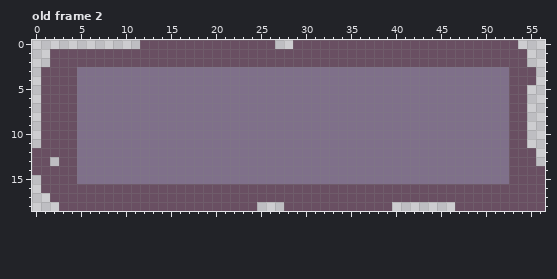
Two states of a pixel-art file, art/Battle/UI/WeaponDisplay/button1.aseprite. That is the earlier state.
57x19 pixels, 2 frames. Shown: old frame 2.
Once edited:
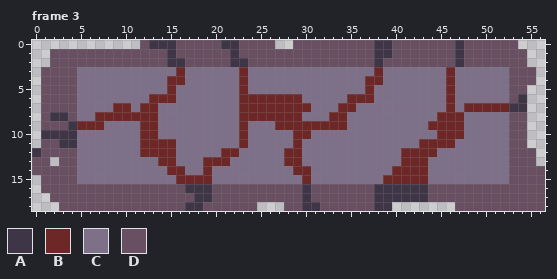
Palette (. is transparent): A #3e3546  B #6e2727  C #7f708a  D #694f62
A new or re-ordered frame is compared with the old frame closest to it.
From old to new:
frames 2 -> 3
layer "Layer 1" added
--- frame 3 is new; against old frame 2, layer "Layer 1"
@@ x 0..56 @@
- 0 ............DDDDDDDDDDDDDDD..DDDDDDDDDDDDDDDDDDDDDDDDD...
- 1 ..DDDDDDDDDDDDDDDDDDDDDDDDDDDDDDDDDDDDDDDDDDDDDDDDDDDDD..
- 2 ..DDDDDDDDDDDDDDDDDDDDDDDDDDDDDDDDDDDDDDDDDDDDDDDDDDDDD..
- 3 .DDDDCCCCCCCCCCCCCCCCCCCCCCCCCCCCCCCCCCCCCCCCCCCCCCCCDDD.
- 4 .DDDDCCCCCCCCCCCCCCCCCCCCCCCCCCCCCCCCCCCCCCCCCCCCCCCCDDD.
- 5 .DDDDCCCCCCCCCCCCCCCCCCCCCCCCCCCCCCCCCCCCCCCCCCCCCCCCDD..
- 6 .DDDDCCCCCCCCCCCCCCCCCCCCCCCCCCCCCCCCCCCCCCCCCCCCCCCCDD..
- 7 .DDDDCCCCCCCCCCCCCCCCCCCCCCCCCCCCCCCCCCCCCCCCCCCCCCCCDD..
- 8 .DDDDCCCCCCCCCCCCCCCCCCCCCCCCCCCCCCCCCCCCCCCCCCCCCCCCDD..
- 9 .DDDDCCCCCCCCCCCCCCCCCCCCCCCCCCCCCCCCCCCCCCCCCCCCCCCCDD..
-10 .DDDDCCCCCCCCCCCCCCCCCCCCCCCCCCCCCCCCCCCCCCCCCCCCCCCCDD..
-11 .DDDDCCCCCCCCCCCCCCCCCCCCCCCCCCCCCCCCCCCCCCCCCCCCCCCCDD..
-12 DDDDDCCCCCCCCCCCCCCCCCCCCCCCCCCCCCCCCCCCCCCCCCCCCCCCCDDD.
-13 DD.DDCCCCCCCCCCCCCCCCCCCCCCCCCCCCCCCCCCCCCCCCCCCCCCCCDDD.
-14 DDDDDCCCCCCCCCCCCCCCCCCCCCCCCCCCCCCCCCCCCCCCCCCCCCCCCDDDD
-15 .DDDDCCCCCCCCCCCCCCCCCCCCCCCCCCCCCCCCCCCCCCCCCCCCCCCCDDDD
-16 .DDDDDDDDDDDDDDDDDDDDDDDDDDDDDDDDDDDDDDDDDDDDDDDDDDDDDDDD
-17 ..DDDDDDDDDDDDDDDDDDDDDDDDDDDDDDDDDDDDDDDDDDDDDDDDDDDDDDD
-18 ...DDDDDDDDDDDDDDDDDDDDDD...DDDDDDDDDDDD.......DDDDDDDDDD
+ 0 ............DAAADDDDDAADDDD..DDDDDDDDDAADDDDDDDADDDDDD...
+ 1 ..DDDDDDDDDDDDDADDDDDDADDDDDDDDDDDDDDDAADDDDDDDADDDDDDD..
+ 2 ..DDDDDDDDDDDDDAADDDDDAADDDDDDDDDDDDDDADDDDDDDDADDDDDDD..
+ 3 .DDDDCCCCCCCCCCCBCCCCCCBCCCCCCCCCCCCCCBCCCCCCCBCCCCCCDDD.
+ 4 .DDDDCCCCCCCCCCBBCCCCCCBCCCCCCCCCCCCCBBCCCCCCCBCCCCCCDDD.
+ 5 .DDDDCCCCCCCCCCBCCCCCCCBCCCCCCCCCCCCCBCCCCCCCCBCCCCCCDD..
+ 6 .DDDDCCCCCCCCBBBCCCCCCCBBBBBBBCCCCCBBBCCCCCCCCBCCCCCCDA..
+ 7 .DDDDCCCCBBCBBCCCCCCCCCBBBBBBBBCCCBBCCCCCCCCCCBCBBBBBAA..
+ 8 .DAADCCBBBBBBBCCCCCCCCCBBBBBBBCCCBBCCCCCCCCCCBBBCCCCCDD..
+ 9 .DDDABBBCCCCBBCCCCCCCCCBCCCBBBBBBBBCCCCCCCCCBBBBCCCCCDD..
+10 .AAAACCCCCCCBBCCCCCCCCCBCCCCCBBCCCCCCCCCCCCCCBBBCCCCCDD..
+11 .DDAACCCCCCCBBBBCCCCCCCBCCCCCBCCCCCCCCCCCCCBBBBCCCCCCDD..
+12 ADDDDCCCCCCCBBBBCCCCCBBCCCCCBBCCCCCCCCCCCBBBBCCCCCCCCDDD.
+13 DD.DDCCCCCCCCCBBCCCBBBCCCCCCBBCCCCCCCCCCCBBBCCCCCCCCCDDD.
+14 DDDDDCCCCCCCCCCBBCCBCCCCCCCCCBBCCCCCCCCCBBBBCCCCCCCCCDDDD
+15 .DDDDCCCCCCCCCCCBBBBCCCCCCCCCCBCCCCCCCCBBBBBCCCCCCCCCDDDD
+16 .DDDDDDDDDDDDDDDDAAADDDDDDDDDDADDDDDDDAAAAAADDDDDDDDDDDDD
+17 ..DDDDDDDDDDDDDDDDAADDDDDDDDDDADDDDDDDAAAAAADDDDDDDDDDDDD
+18 ...DDDDDDDDDDDDDDAADDDDDD...DDAADDDDDDAA.......DDDDDDDDDD
Where, in picture pixels (left, top, right, bottom), the same in both pictures:
changed: (32, 40, 527, 211)
